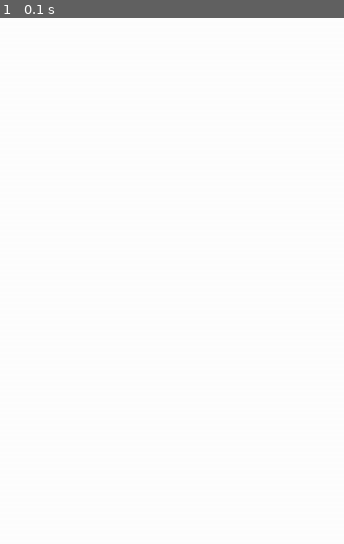
Above: before the commit, frame 1.
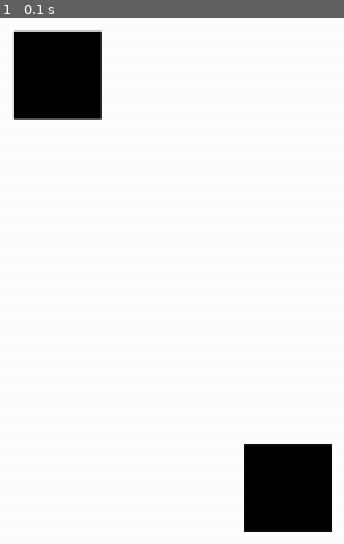
Above: after the commit, the same moment.

Repository: MarcoFAlbanese/PYGAME-24.1-Grupo-MAT
Game: pygame game, started from Game.py
Two runs of this game, one before a commit and one after it. Both use one fixed random seed, a clock stepped at 60 frames per second and the inputs below.
Inputs:
- Up to frame 1 (0.1 s): no input

The runs differ from the first frame. In frame 1, 8.8% of the frame differs, in the area x 3-97%, y 2-98%.

Commit message:
correção v.2

Diff:
--- a/Game.py
+++ b/Game.py
@@ -15,37 +15,37 @@
 BLACK = (0,0,0)
 game = True
 
-#class Player (pygame.sprite.Sprite):  ### classe personagem
-    #def __init__(self):
-        #pygame.sprite.Sprite.__init__(self)
-        #self.image = pygame.Surface((50,50))
-        #self.image.fill(BLACK)
-        #self.rect = self.image.get_rect()
-        #self.rect.centerx = WIDTH//4
-        #self.rect.centery = HEIGHT//2
+class Player (pygame.sprite.Sprite):  ### classe personagem
+    def __init__(self):
+        pygame.sprite.Sprite.__init__(self)
+        self.image = pygame.Surface((50,50))
+        self.image.fill(BLACK)
+        self.rect = self.image.get_rect()
+        self.rect.centerx = WIDTH//4
+        self.rect.centery = HEIGHT//2
 
-#class Obstaculos(pygame.sprite.Sprite): ### classe dos obstaculos
-    #def __init__(self):
-        #pygame.sprite.Sprite.__init__(self)
-        #self.image = pygame.Surface((50,50))
-        #self.image.fill(0,255,0)
-        #self.rect = self.image.get_rect()
-        #self.rect.x = 100
-        #self.rect.y = 100
+class Obstaculos(pygame.sprite.Sprite): ### classe dos obstaculos
+    def __init__(self):
+        pygame.sprite.Sprite.__init__(self)
+        self.image = pygame.Surface((50,50))
+        self.image.fill(BLACK)
+        self.rect = self.image.get_rect()
+        self.rect.x = 100
+        self.rect.y = 100
 
-    #def update(self):
-        #self.rect.x -= 5
+    def update(self):
+        self.rect.x -= 5
 
 
 #lista com todos sprites
-#all_sprites = pygame.sprite.Group()
+all_sprites = pygame.sprite.Group()
 
 #adiciona o player na lista de sprites
-#player = Player()
-#all_sprites.add(player)
+player = Player()
+all_sprites.add(player)
 
-#obstaculo = Obstaculos()
-#all_sprites.add(obstaculo)
+obstaculo = Obstaculos()
+all_sprites.add(obstaculo)
 
 
 
@@ -60,7 +60,7 @@
     #obstaculo.update()
     # ----- Gera saídas
     window.fill((255 , 255, 255))
-    #all_sprites.draw(window)
+    all_sprites.draw(window)
 
 
     # ----- Atualiza estado do jogo
